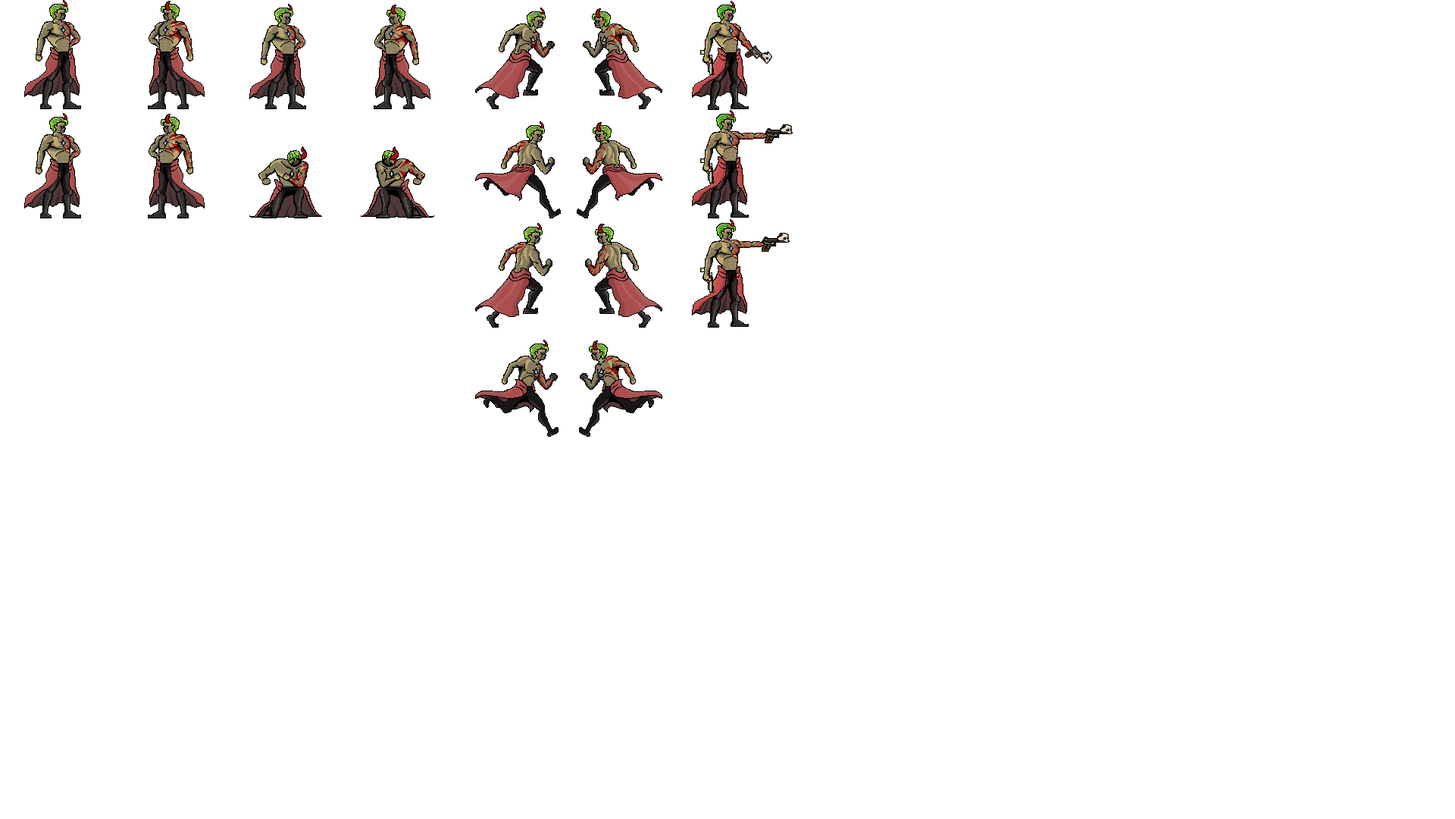
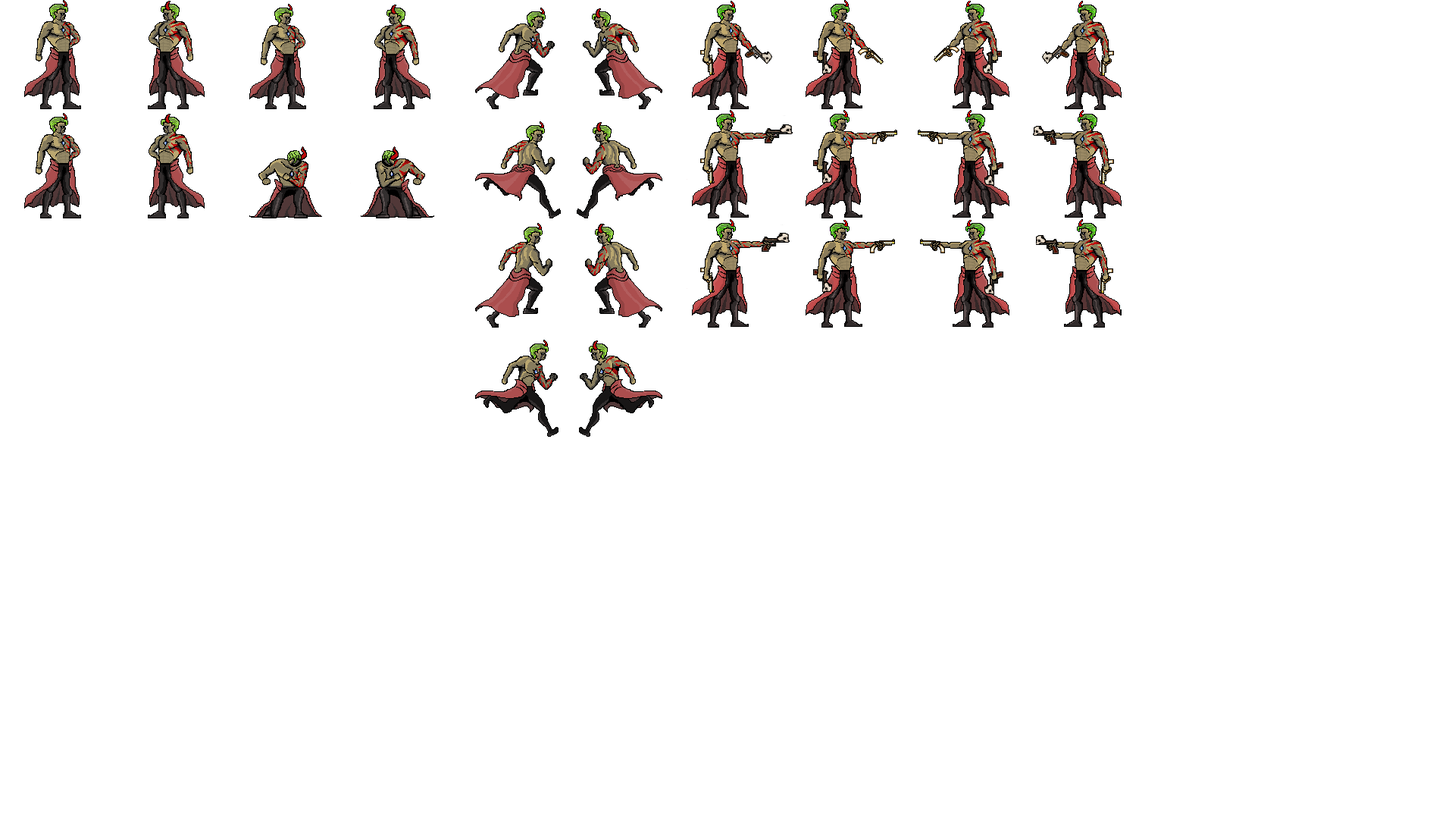
Layers edited between the first and the second 1455x819 image:
added layer "SHOOTING DRCHA 1" in group "Mesa de trabajo 1" over [805, 0, 884, 110]
added layer "SHOOTING DRCHA 3" in group "Mesa de trabajo 1" over [805, 219, 896, 328]
added layer "SHOOTING DRCHA 2" in group "Mesa de trabajo 1" over [805, 109, 898, 219]
added layer "SHOOTING IZQ 3" (1st of 2, in "Mesa de trabajo 1") in group "Mesa de trabajo 1" over [1036, 219, 1122, 328]
added layer "SHOOTING IZQ 2" (1st of 2, in "Mesa de trabajo 1") in group "Mesa de trabajo 1" over [1033, 109, 1122, 219]
added layer "SHOOTING IZQ 1" (1st of 2, in "Mesa de trabajo 1") in group "Mesa de trabajo 1" over [1042, 0, 1122, 110]
added layer "SHOOTING IZQ 3" (2nd of 2, in "Mesa de trabajo 1") in group "Mesa de trabajo 1" over [920, 219, 1010, 328]
added layer "SHOOTING IZQ 2" (2nd of 2, in "Mesa de trabajo 1") in group "Mesa de trabajo 1" over [917, 109, 1010, 219]
added layer "SHOOTING IZQ 1" (2nd of 2, in "Mesa de trabajo 1") in group "Mesa de trabajo 1" over [933, 0, 1010, 110]
